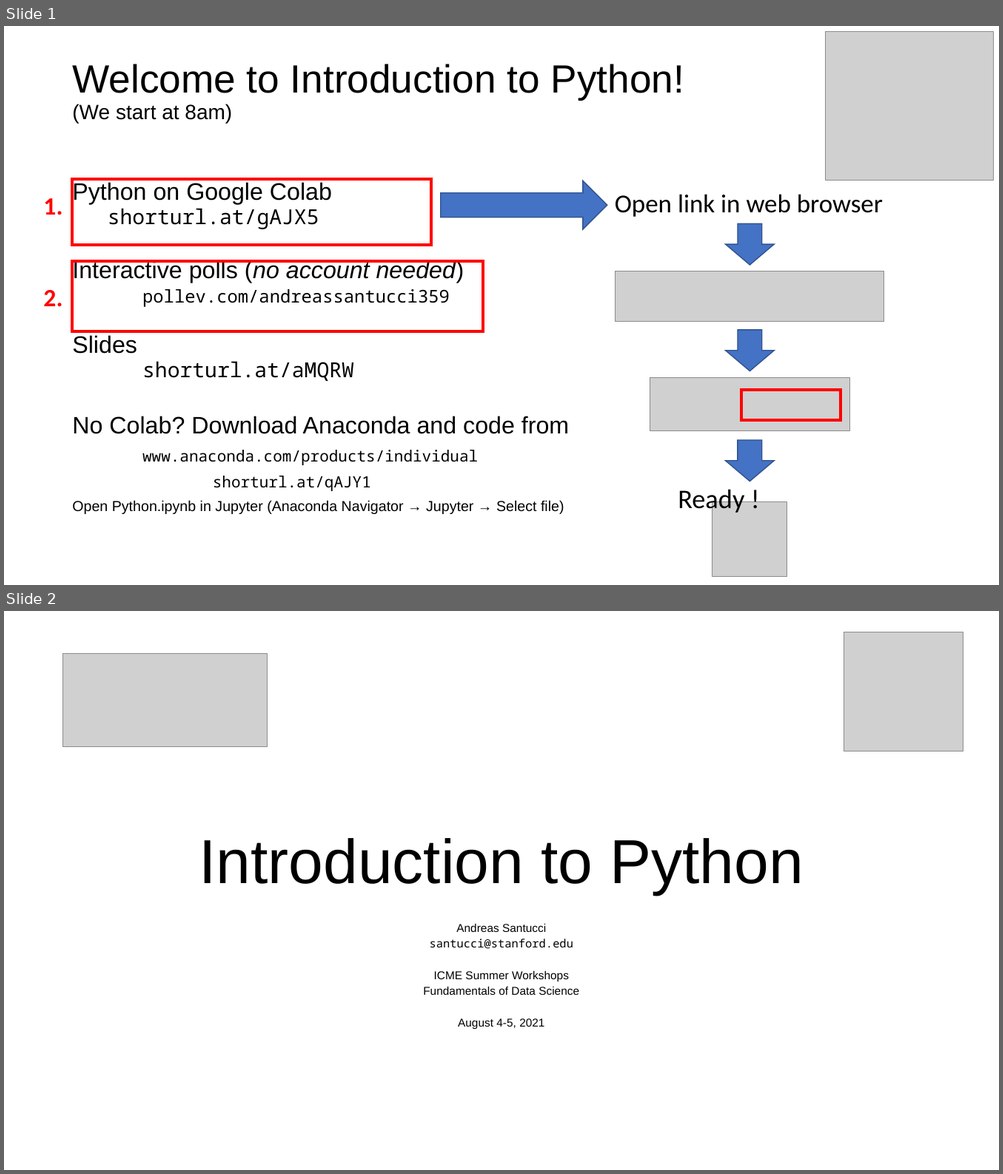
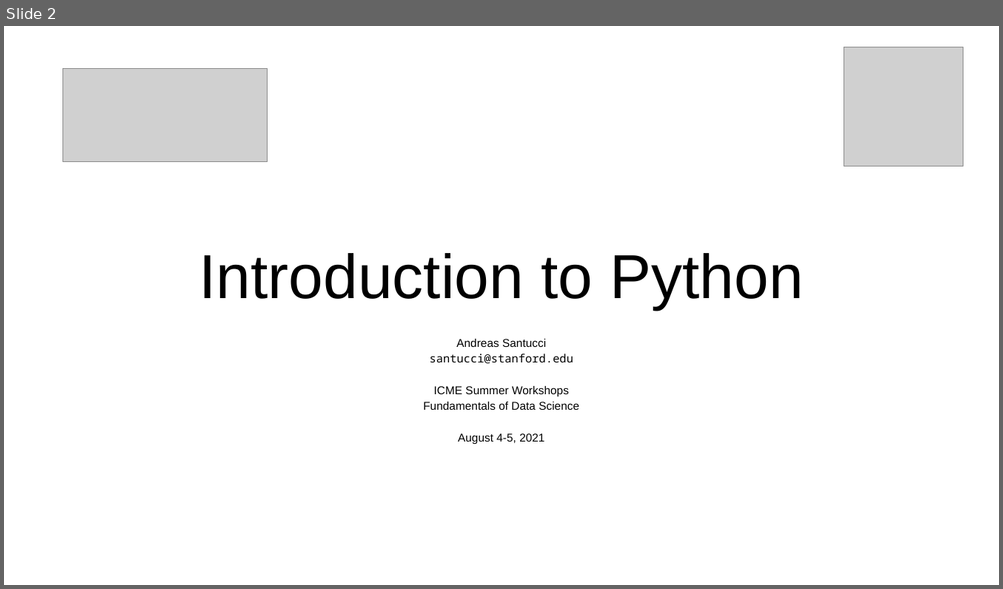
Before and after one commit to asantucci/Python-Workshop, a slide deck: slides.pptx. Shown one above the other, each under a label of ours: slides 1 and 2 before the commit, slide 2 after it. The pictures are 1003x1174 and 1003x589 pixels, drawn with LibreOffice and Linux fonts; fonts in the diff are those of the drawing; grey boxes stand for pictures. Boxes give left, top, right and bottom in pixels: in the first picture for what was removed or moved away, otherwise in the second. Text is boxed around its words. In the diff, an @@ line names an element or a change of style, - is before the commit and + after.

```diff
--- a/slides.pptx
+++ b/slides.pptx
@@ slide 1 removed at (x1=4, y1=26, x2=999, y2=585), background #FFFFFF @@
@@ picture removed at (x1=825, y1=31, x2=993, y2=181) @@
@@ title removed at (x1=72, y1=64, x2=684, y2=123) @@
-Welcome to Introduction to Python!
-(We start at 8am)
@@ rectangle removed at (x1=73, y1=180, x2=432, y2=245) @@
@@ text removed at (x1=43, y1=198, x2=62, y2=215) @@
-1.
@@ text removed at (x1=72, y1=181, x2=569, y2=514) @@
-Python on Google Colab
-shorturl.at/gAJX5
-  Interactive polls (no account needed)
-  pollev.com/andreassantucci359
-  Slides
-  shorturl.at/aMQRW
-No Colab? Download Anaconda and code from
-www.anaconda.com/products/individual
-shorturl.at/qAJY1
-Open Python.ipynb in Jupyter (Anaconda Navigator → Jupyter → Select file)
@@ right arrow removed at (x1=441, y1=181, x2=607, y2=230) @@
@@ text removed at (x1=614, y1=194, x2=882, y2=217) @@
-Open link in web browser
@@ right arrow removed at (x1=726, y1=224, x2=774, y2=265) @@
@@ rectangle removed at (x1=73, y1=261, x2=483, y2=332) @@
@@ text removed at (x1=43, y1=290, x2=62, y2=306) @@
-2.
@@ picture removed at (x1=615, y1=272, x2=884, y2=322) @@
@@ right arrow removed at (x1=726, y1=330, x2=774, y2=372) @@
@@ picture removed at (x1=649, y1=378, x2=849, y2=431) @@
@@ rectangle removed at (x1=741, y1=390, x2=840, y2=420) @@
@@ right arrow removed at (x1=726, y1=441, x2=774, y2=482) @@
@@ text removed at (x1=677, y1=489, x2=744, y2=515) @@
-Ready !
@@ picture removed at (x1=712, y1=502, x2=787, y2=577) @@
```
Also in this commit, not shown: 21 slides changed, 1 slide added, 2 other slides removed.
